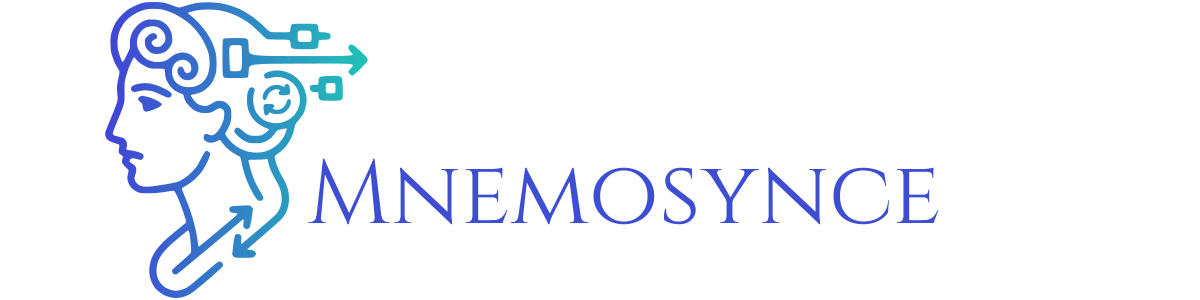
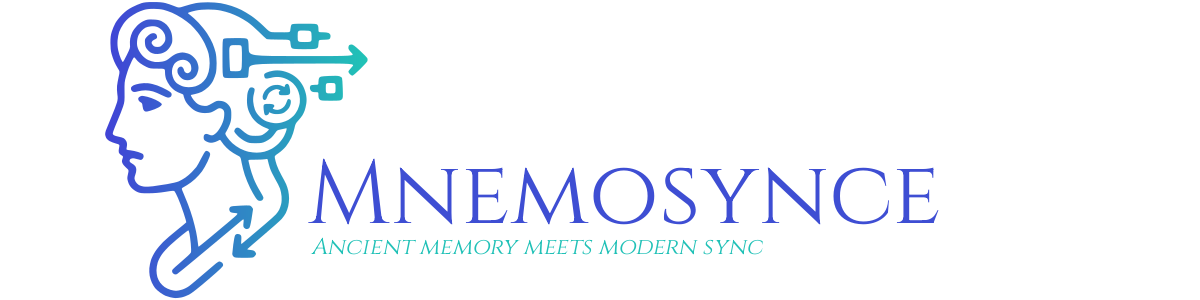
Two versions of the same layered image (1200x300). Layer-by-layer changes:
added layer "Ancient memory meets modern sy..." over [310, 237, 763, 255]